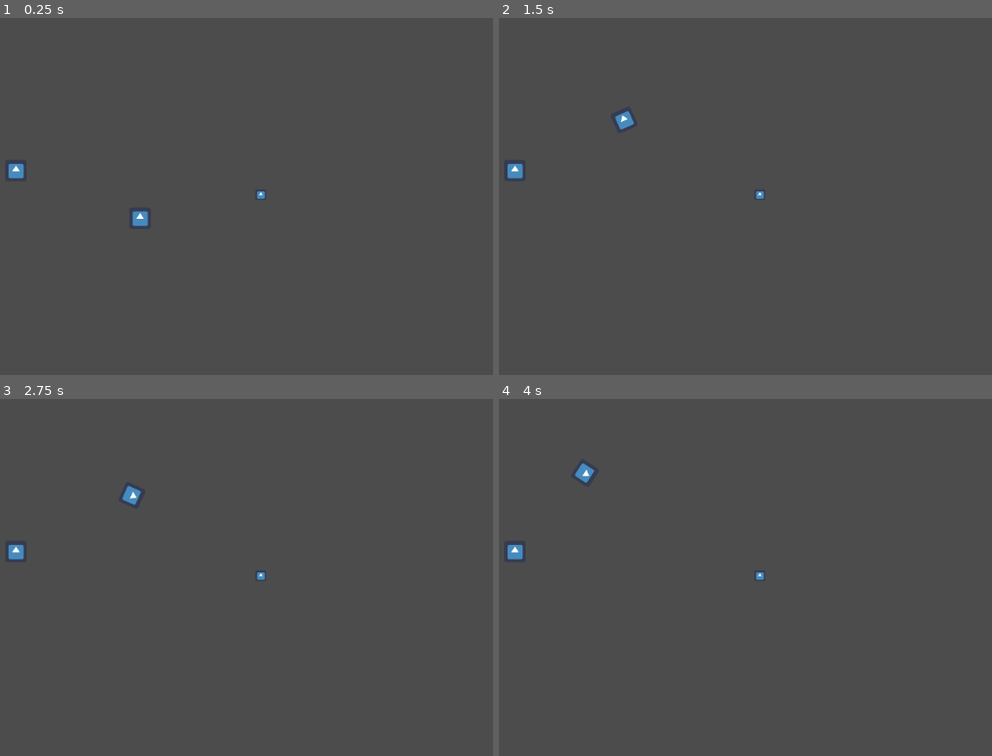
Above: before the commit, frames 1-4 (two rows, left to right).
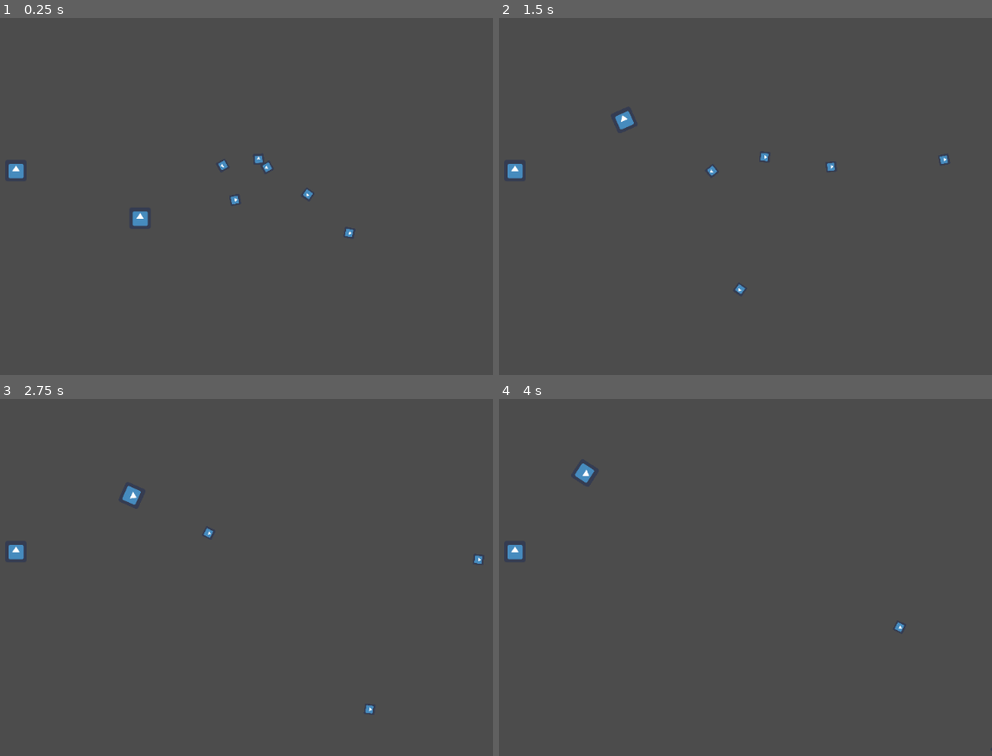
Above: after the commit, the same moments.

Repository: donato21/beetle-battle
Game: Godot game, scene res://App.tscn
Two runs of this game, one before a commit and one after it. Both use one fixed random seed, a clock stepped at 60 frames per second and the inputs below. The engine's default icon, where the game draws it, is replaced by a stand-in: a white triangle on a blue panel in a dark square.
Inputs:
- Up to frame 1 (0.25 s): no input
- Up to frame 2 (1.5 s): hold W (f) 0.53-1.28 s; tap A (l) at 0.8, 1.35 s
- Up to frame 3 (2.75 s): tap D (r) at 1.55 s; hold D (r) from 2.03 s (still down); tap W (f) at 2.3 s
- Up to frame 4 (4 s): tap Enter at 2.75 s; release D (r) at 2.78 s; tap Space (attack) at 2.85 s; tap A (l) at 3.05 s; hold S (b) from 3.53 s (still down); tap D (r) at 3.8 s

The runs differ from the first frame. In frame 1, 0.2% of the frame differs, in the area x 44-72%, y 38-62%; in frame 2, 0.2%; in frame 3, 0.1%; in frame 4, less than 0.1%.

Commit message:
Aphid now keeps running after predator leave detect area

Diff:
--- a/App.tscn
+++ b/App.tscn
@@ -14,3 +14,18 @@
 
 [node name="Aphid" parent="." instance=ExtResource( 3 )]
 position = Vector2( 678, 264 )
+
+[node name="Aphid2" parent="." instance=ExtResource( 3 )]
+position = Vector2( 624, 219 )
+
+[node name="Aphid3" parent="." instance=ExtResource( 3 )]
+position = Vector2( 717, 204 )
+
+[node name="Aphid4" parent="." instance=ExtResource( 3 )]
+position = Vector2( 619, 293 )
+
+[node name="Aphid5" parent="." instance=ExtResource( 3 )]
+position = Vector2( 760, 311 )
+
+[node name="Aphid6" parent="." instance=ExtResource( 3 )]
+position = Vector2( 766, 238 )
--- a/entities/aphids/Aphid.gd
+++ b/entities/aphids/Aphid.gd
@@ -1,15 +1,27 @@
 extends KinematicBody2D
 
 var predators = []
+
 var vel = Vector2.ZERO
 var speed = 150
 var friction = 0.3
 
+var new_idle = true
+var idle_move_time = 0.0
+var idle_move_rot = 0.0
+var idle_move_speed = 0
+
+var scared = false
+var fear_timer = 3
+
+func _ready():
+	$FearTimer.set_wait_time(fear_timer)
+
 func _process(delta):
-	if predators.size() <= 0:
+	if predators.size() > 0:
+		run()
+	else:
 		idle()
-	else:
-		run()
 
 func _on_DetectArea_body_entered(body):
 	if body != self:
@@ -21,10 +33,23 @@
 
 func idle():
 	vel = move_and_slide(vel.linear_interpolate(Vector2.ZERO, friction))
-	pass
+	if scared:
+		vel = move_and_slide((Vector2.UP * speed).rotated(rotation))
+	else:
+		if new_idle:
+			new_idle = false
+			idle_move_time = rand_range(0.5, 2)
+			idle_move_rot = rand_range(0, 2*PI)
+			idle_move_speed = rand_range(0, speed)
+			rotation = idle_move_rot
+			$IdleTimer.set_wait_time(idle_move_time)
+			$IdleTimer.start()
+		else:
+			vel = move_and_slide((Vector2.UP * idle_move_speed).rotated(idle_move_rot))
 
 func run():
 	var targets = []
+	new_idle = true
 	for predator in predators:
 		targets.push_back([predator, position.distance_to(predator.position)])
 	for target in targets:
@@ -32,6 +57,14 @@
 			targets.push_front(targets.pop_at(targets.find(target)))
 	rotation = position.angle_to_point(targets.front()[0].position) + 0.5 * PI
 	vel = move_and_slide((Vector2.UP * speed).rotated(rotation))
+	$FearTimer.start()
+	scared = true
 
 func hit():
 	print("Aphid("+name+"): YEOUCH!!!")
+
+func _on_Timer_timeout():
+	new_idle = true
+
+func _on_FearTimer_timeout():
+	scared = false
--- a/entities/aphids/Aphid.tscn
+++ b/entities/aphids/Aphid.tscn
@@ -14,8 +14,8 @@
 radius = 100.0
 
 [node name="Aphid" type="KinematicBody2D"]
-collision_layer = 4
-collision_mask = 4
+collision_layer = 8
+collision_mask = 8
 script = ExtResource( 1 )
 
 [node name="Sprite" type="Sprite" parent="."]
@@ -39,6 +39,14 @@
 [node name="CollisionShape2D" type="CollisionShape2D" parent="DetectArea"]
 shape = SubResource( 3 )
 
+[node name="IdleTimer" type="Timer" parent="."]
+wait_time = 0.5
+one_shot = true
+
+[node name="FearTimer" type="Timer" parent="."]
+
 [connection signal="area_entered" from="HitArea" to="HitArea" method="_on_HitArea_area_entered"]
 [connection signal="body_entered" from="DetectArea" to="." method="_on_DetectArea_body_entered"]
 [connection signal="body_exited" from="DetectArea" to="." method="_on_DetectArea_body_exited"]
+[connection signal="timeout" from="IdleTimer" to="." method="_on_Timer_timeout"]
+[connection signal="timeout" from="FearTimer" to="." method="_on_FearTimer_timeout"]
